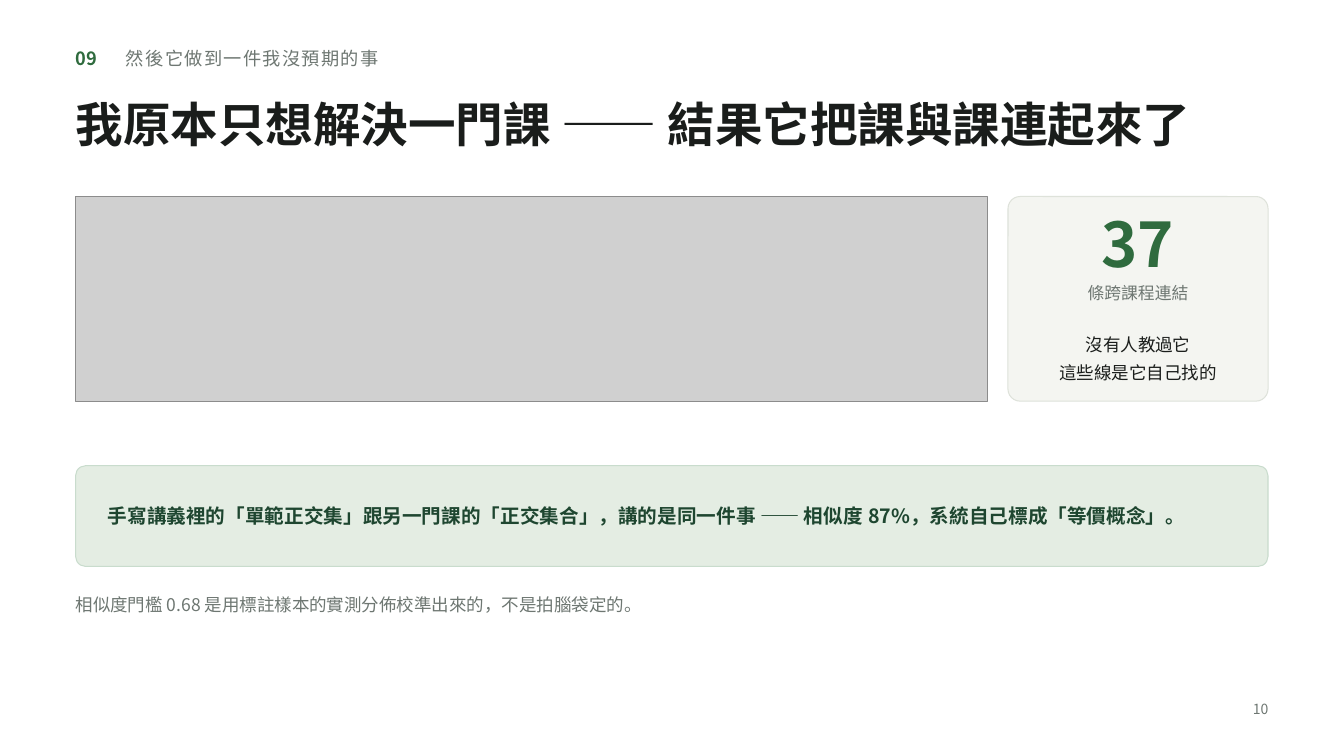
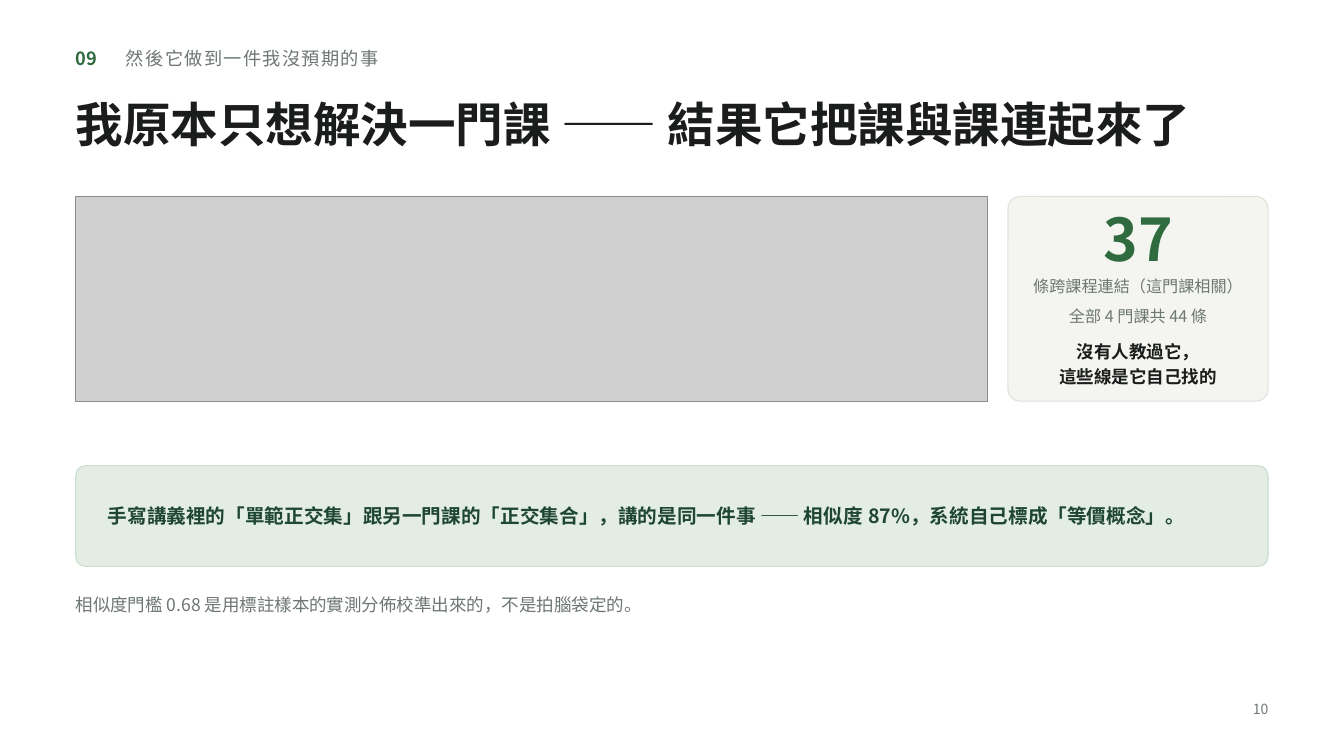
Before and after one commit to PeterTasi/avocado, a slide deck: slide 10 of AdaptLearn-6min.pptx. Drawn at 1344x756 pixels with LibreOffice and Linux fonts; fonts in the diff are those of the drawing; grey boxes stand for pictures. Boxes give left, top, right and bottom in pixels: in the first picture for what was removed or moved away, otherwise in the second. Text is boxed around its words. In the diff, an @@ line names an element or a change of style, - is before the commit and + after.

```diff
--- a/AdaptLearn-6min.pptx
+++ b/AdaptLearn-6min.pptx
@@ text "37" at (1103,216,1172,262): size 44 to 42 pt @@
@@ text at (1033,278,1243,294): text changed; size 12 to 11.5 pt @@
-條跨課程連結
+條跨課程連結（這門課相關）
@@ text added at (1069,308,1207,323), 11.5 pt, text #6E7772 @@
+全部 4 門課共 44 條
@@ text "沒有人教過它，": place and size @@
-text "沒有人教過它，" at (1059,336,1216,381)
+text "沒有人教過它，" at (1059,343,1216,385)
@@ text "沒有人教過它，" at (1059,343,1216,385): vertical alignment middle to top @@
@@ text at (1077,343,1199,361): text changed; bold on @@
-沒有人教過它
+沒有人教過它，
@@ text at (1059,368,1216,385): bold on in "這些線是它自己找的"; line spacing 20pt to 18pt @@
```
Also in this commit, not shown: 3 other files.
